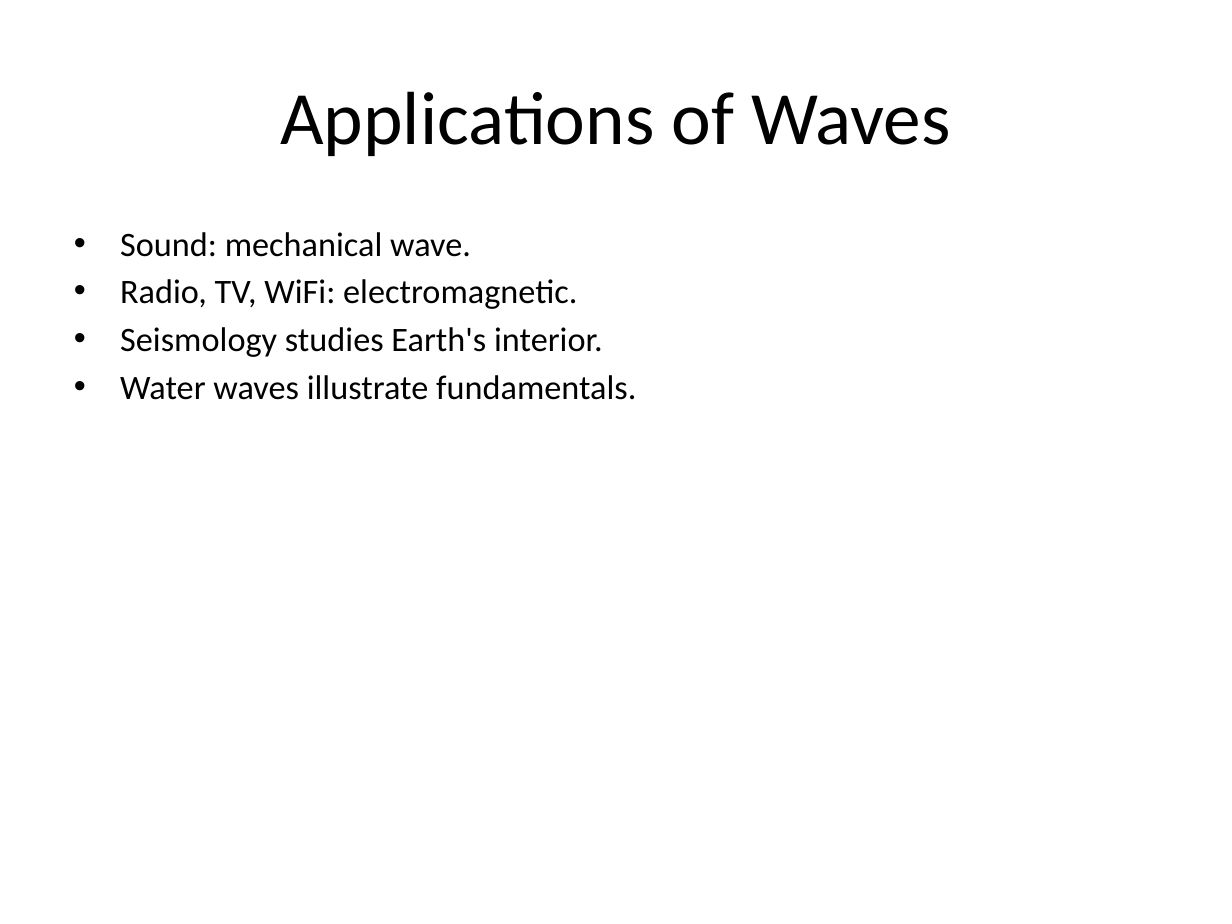
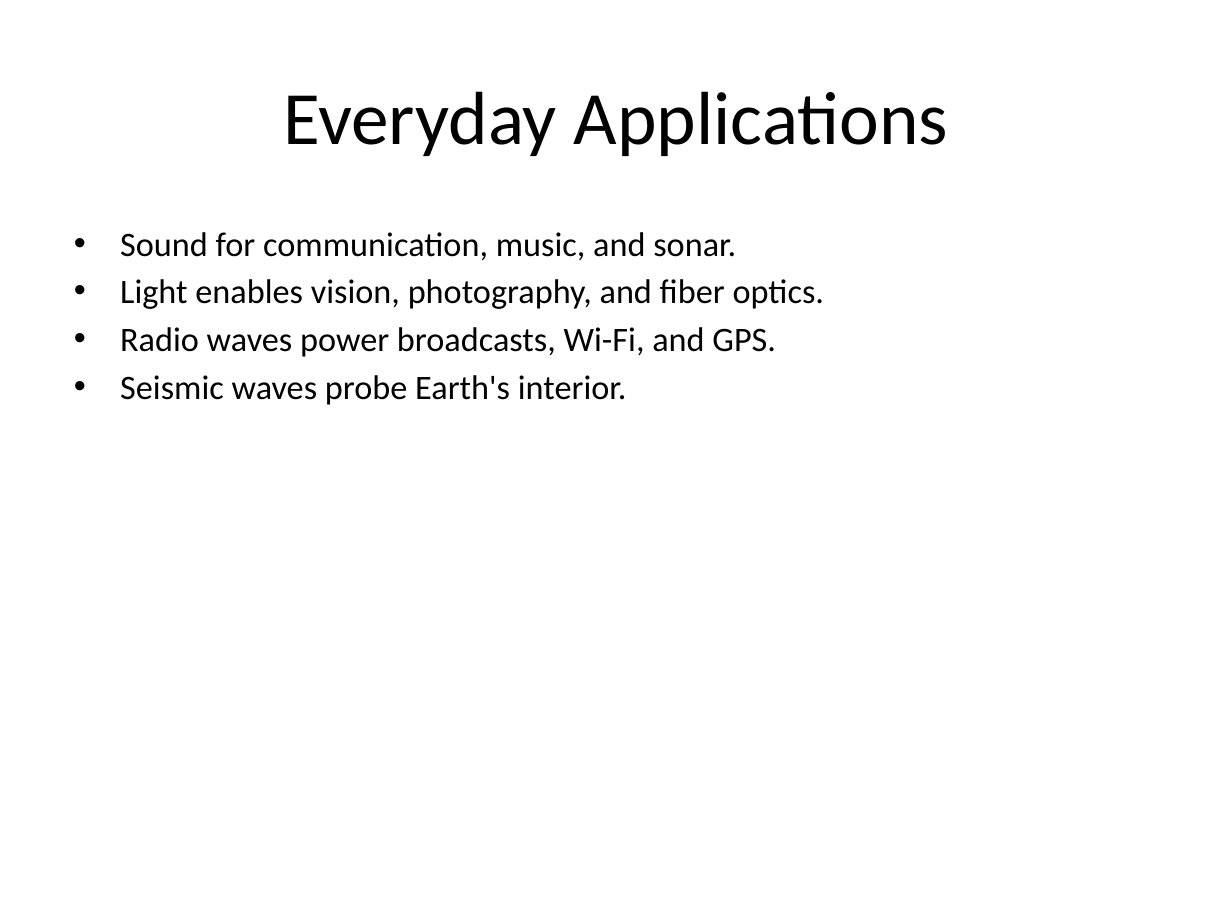
Before and after one commit to avinashsingh86331-lgtm/RESEARCH_AGENT, a slide deck: slide 7 of research_output.pptx. Drawn at 1232x924 pixels with LibreOffice and Linux fonts; fonts in the diff are those of the drawing. Boxes give left, top, right and bottom in pixels: in the first picture for what was removed or moved away, otherwise in the second. Text is boxed around its words. In the diff, an @@ line names an element or a change of style, - is before the commit and + after.

```diff
--- a/research_output.pptx
+++ b/research_output.pptx
@@ title at [283, 91, 948, 156]: text changed @@
-Applications of Waves
+Everyday Applications
@@ text at [120, 232, 825, 405]: text changed @@
-• Sound: mechanical wave.
-• Radio, TV, WiFi: electromagnetic.
-• Seismology studies Earth's interior.
-• Water waves illustrate fundamentals.
+• Sound for communication, music, and sonar.
+• Light enables vision, photography, and fiber optics.
+• Radio waves power broadcasts, Wi-Fi, and GPS.
+• Seismic waves probe Earth's interior.
```
Also in this commit, not shown: 6 other slides changed, 1 slide added, 1 slide removed, 3 other files.
